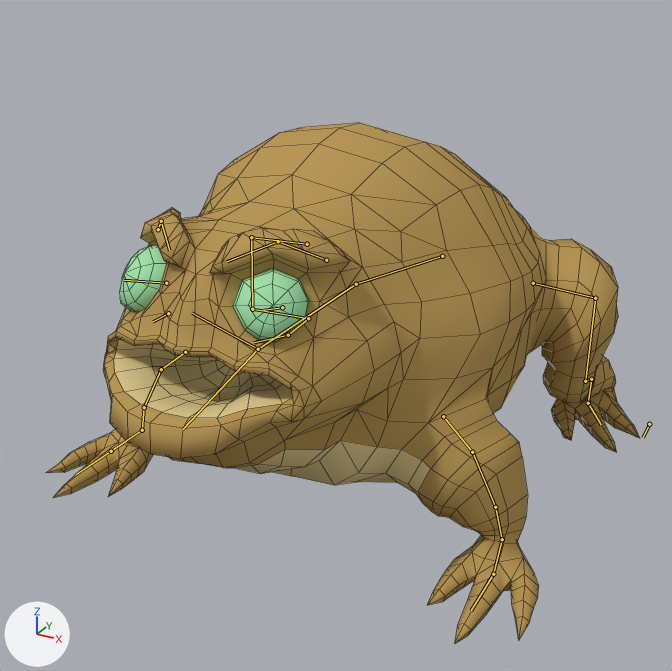
Renders of the Blender file Blender/Characters/Froggo.blend from each side of a commit.
Both versions are drawn from a 50 mm camera at (2.16, -4.2, 2.78) aimed at (0.05, -0.36, 0.87). Lighting does not change. The marker at lower left points along +X, +Y and +Z. The bones that bend it are drawn over the model as lines. Mesh edges are drawn as thin lines.

Names of what the first picture shows: 'Froggo'.
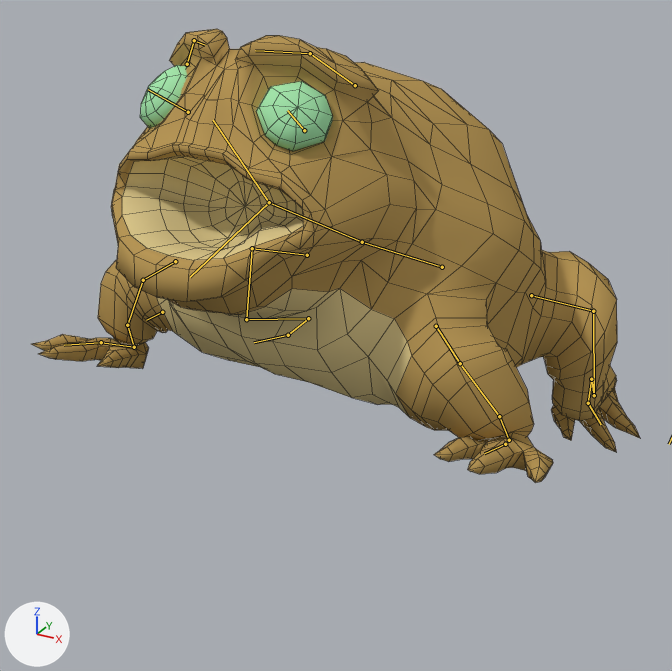
The newer file adds an action. The first version stands in its rest pose; the second is drawn at frame 12 of the action 'Alerted'.

Where the change shows, as pixel boxes (x1, y1, x2, y2) in the pictures (672 x 671 px):
```json
{"object": "Froggo", "change": "posed", "before": [46, 123, 640, 643], "after": [32, 29, 640, 483], "on screen": "13% shorter"}
{"bone": "lowerBody", "before": "(442, 256) to (356, 284)", "after": "(442, 267) to (362, 242)"}
{"bone": "upperBody", "before": "(356, 284) to (258, 349)", "after": "(362, 242) to (269, 202)"}
{"bone": "jaw", "before": "(258, 349) to (182, 429)", "after": "(269, 202) to (190, 277)"}
{"bone": "head", "before": "(258, 349) to (192, 313)", "after": "(269, 202) to (213, 120)"}
{"bone": "forwardBrow_L", "before": "(278, 241) to (227, 261)", "after": "(310, 53) to (255, 50)"}
{"bone": "forwardBrow_R", "before": "(161, 221) to (169, 250)", "after": "(194, 40) to (205, 45)"}
{"bone": "finger_L", "before": "(493, 574) to (471, 610)", "after": "(505, 444) to (484, 453)"}
{"bone": "finger_R", "before": "(111, 451) to (76, 474)", "after": "(101, 342) to (64, 345)"}
{"bone": "legPole_R", "before": "(168, 313) to (153, 321)", "after": "(162, 312) to (146, 320)"}
```

The change, as JSON lines over the scene's bpy script:
```json
{"block": "bone_control", "where": "bone_control = bpy.data.objects['Armature'].pose.bones['control']"}
{"op": "set", "path": "bone_control.location", "old": "(0.0, 0.0, 0.0)", "new": "(0.0, 0.0, -0.076)"}
{"block": "bone_lowerbody", "where": "bone_lowerbody = bpy.data.objects['Armature'].pose.bones['lowerBody']  # child of 'control'"}
{"op": "set", "path": "bone_lowerbody.rotation_quaternion", "old": "(1.0, 0.0, 0.0, 0.0)", "new": "(0.993, -0.121, -0.006, 0.005)", "note": "degrees (0, 0, 0) -> degrees (-14, -1, 1)"}
{"block": "bone_upperbody", "where": "bone_upperbody = bpy.data.objects['Armature'].pose.bones['upperBody']  # child of 'lowerBody'"}
{"op": "set", "path": "bone_upperbody.rotation_quaternion", "old": "(1.0, 0.0, 0.0, 0.0)", "new": "(0.994, 0.107, -0.012, -0.012)", "note": "degrees (0, 0, 0) -> degrees (12, -1, -2)"}
{"block": "bone_jaw", "where": "bone_jaw = bpy.data.objects['Armature'].pose.bones['jaw']  # child of 'upperBody'"}
{"op": "set", "path": "bone_jaw.rotation_quaternion", "old": "(1.0, 0.0, 0.0, 0.0)", "new": "(0.965, -0.26, -0.008, 0.006)", "note": "degrees (0, 0, 0) -> degrees (-30, -1, 1)"}
{"block": "bone_head", "where": "bone_head = bpy.data.objects['Armature'].pose.bones['head']  # child of 'upperBody'"}
{"op": "set", "path": "bone_head.rotation_quaternion", "old": "(1.0, 0.0, 0.0, 0.0)", "new": "(0.992, 0.128, 0.0, -0.005)", "note": "degrees (0, 0, 0) -> degrees (15, 0, -1)"}
{"block": "bone_forwardbrow_l", "where": "bone_forwardbrow_l = bpy.data.objects['Armature'].pose.bones['forwardBrow_L']  # child of 'backBrow_L'"}
{"op": "set", "path": "bone_forwardbrow_l.rotation_quaternion", "old": "(1.0, 0.0, 0.0, 0.0)", "new": "(0.991, 0.005, 0.06, -0.119)", "note": "degrees (0, 0, 0) -> degrees (0, 7, -14)"}
{"block": "bone_forwardbrow_r", "where": "bone_forwardbrow_r = bpy.data.objects['Armature'].pose.bones['forwardBrow_R']  # child of 'backBrow_R'"}
{"op": "set", "path": "bone_forwardbrow_r.rotation_quaternion", "old": "(1.0, 0.0, 0.0, 0.0)", "new": "(0.991, 0.005, -0.06, 0.119)", "note": "degrees (0, 0, 0) -> degrees (0, -7, 14)"}
{"block": "bone_finger_l", "where": "bone_finger_l = bpy.data.objects['Armature'].pose.bones['finger_L']  # child of 'hand_L'"}
{"op": "set", "path": "bone_finger_l.location", "old": "(0.0, 0.0, 0.0)", "new": "(0.0, 0.001, 0.0)"}
{"op": "set", "path": "bone_finger_l.rotation_quaternion", "old": "(1.0, 0.0, 0.0, 0.0)", "new": "(0.991, -0.134, 0.004, -0.015)", "note": "degrees (0, 0, 0) -> degrees (-15, 0, -2)"}
{"block": "bone_finger_r", "where": "bone_finger_r = bpy.data.objects['Armature'].pose.bones['finger_R']  # child of 'hand_R'"}
{"op": "set", "path": "bone_finger_r.location", "old": "(0.0, 0.0, 0.0)", "new": "(0.0, -0.001, 0.0)"}
{"op": "set", "path": "bone_finger_r.rotation_quaternion", "old": "(1.0, 0.0, 0.0, 0.0)", "new": "(0.991, -0.134, -0.004, 0.015)", "note": "degrees (0, 0, 0) -> degrees (-15, 0, 2)"}
{"block": "bone_armik_l", "where": "bone_armik_l = bpy.data.objects['Armature'].pose.bones['armIK_L']"}
{"op": "set", "path": "bone_armik_l.location", "old": "(0.0, 0.0, 0.0)", "new": "(-0.004, -0.017, 0.549)"}
{"op": "set", "path": "bone_armik_l.rotation_quaternion", "old": "(1.0, 0.0, 0.0, 0.0)", "new": "(0.955, 0.289, -0.063, 0.0)", "note": "degrees (0, 0, 0) -> degrees (34, -7, -2)"}
{"block": "bone_legpole_l", "where": "bone_legpole_l = bpy.data.objects['Armature'].pose.bones['legPole_L']"}
{"op": "set", "path": "bone_legpole_l.location", "old": "(0.0, 0.0, 0.0)", "new": "(0.127, 0.0, 0.0)"}
{"block": "bone_armik_r", "where": "bone_armik_r = bpy.data.objects['Armature'].pose.bones['armIK_R']"}
{"op": "set", "path": "bone_armik_r.location", "old": "(0.0, 0.0, 0.0)", "new": "(0.0, 0.001, 0.527)"}
{"op": "set", "path": "bone_armik_r.rotation_quaternion", "old": "(1.0, 0.0, 0.0, 0.0)", "new": "(0.955, 0.289, 0.063, 0.0)", "note": "degrees (0, 0, 0) -> degrees (34, 7, 2)"}
{"block": "bone_legpole_r", "where": "bone_legpole_r = bpy.data.objects['Armature'].pose.bones['legPole_R']"}
{"op": "set", "path": "bone_legpole_r.location", "old": "(0.0, 0.0, 0.0)", "new": "(-0.052, 0.0, 0.0)"}
```
